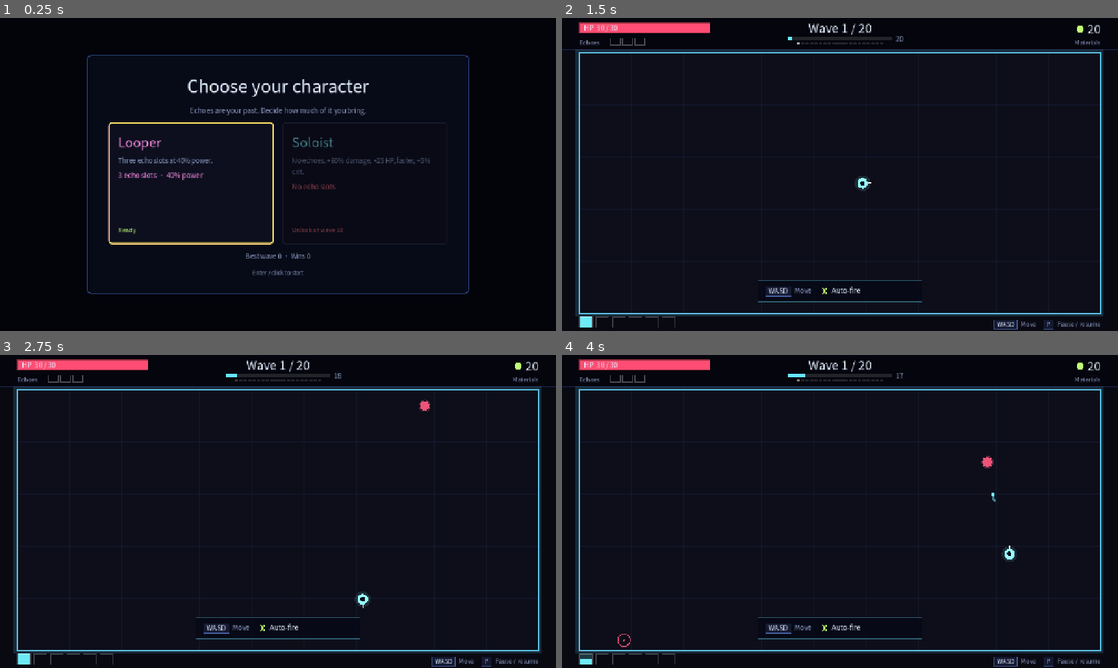
Above: before the commit, frames 1-4 (two rows, left to right).
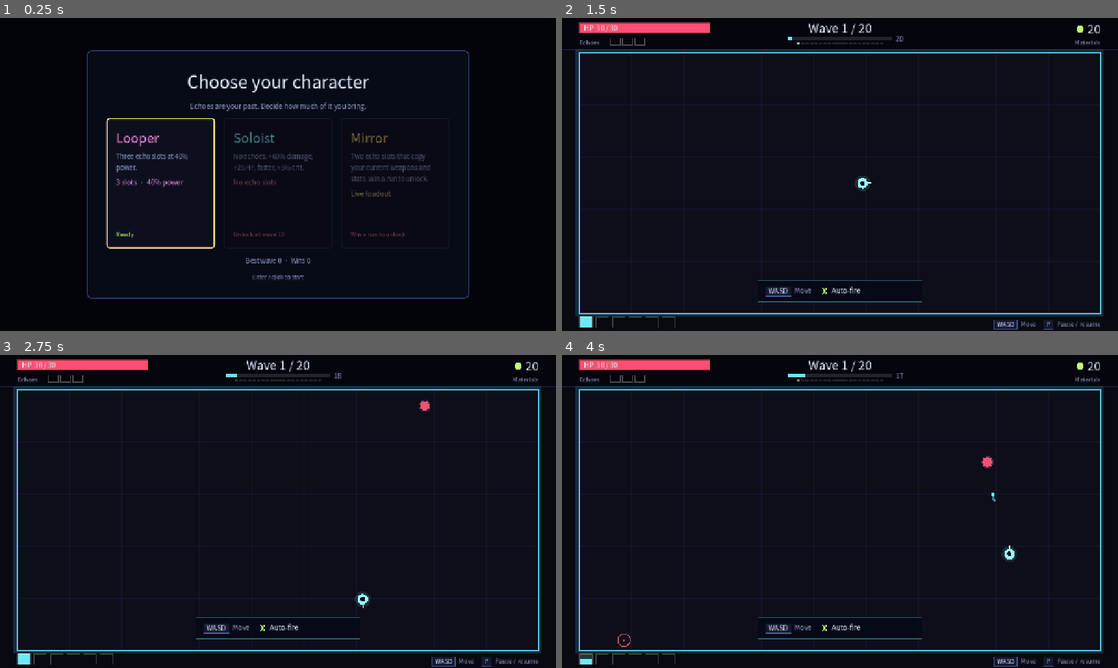
Above: after the commit, the same moments.

Repository: BrickerP/reverb
Game: Godot game, scene res://scenes/main.tscn
The game is run twice, just before and just after one commit, with the same random seed, the same clock (stepped at 60 frames per second) and the same inputs.
Inputs (mouse positions are in pixels of both pictures, inside the frame that each line leads up to; where the layout moved, square brackets give the same spot in the first picture):
- Up to frame 1 (0.25 s): no input
- Up to frame 2 (1.5 s): click (723, 183) [751, 183] at 0.5 s; tap Enter at 1.25 s; hold D (move_right) from 1.28 s (still down); hold C (character) from 1.28 s (still down)
- Up to frame 3 (2.75 s): release D (move_right) at 2.03 s; release C (character) at 2.03 s; hold S (move_down) from 2.03 s (still down); tap C (character) at 2.1 s
- Up to frame 4 (4 s): release S (move_down) at 2.78 s; hold D (move_right) 2.78-3.53 s; hold C (character) 2.78-3.53 s; hold W (move_up) from 3.53 s (still down); tap C (character) at 3.6 s

The runs differ from the first frame. In frame 1, 6.3% of the frame differs, in the area x 15-85%, y 10-90%; in frame 2, less than 0.1%; in frame 3, less than 0.1%; in frame 4, less than 0.1%.

Commit message:
Add the Mirror character with live echoes and win-based unlock

Diff:
--- a/scripts/core/loc.gd
+++ b/scripts/core/loc.gd
@@ -30,6 +30,8 @@
 			return t("select.looper_name")
 		&"solo":
 			return t("select.solo_name")
+		&"mirror":
+			return t("select.mirror_name")
 		_:
 			return String(id)
 
@@ -40,6 +42,8 @@
 			return t("select.looper_desc")
 		&"solo":
 			return t("select.solo_desc")
+		&"mirror":
+			return t("select.mirror_desc")
 		_:
 			return ""
 
--- a/scripts/core/loc_en.gd
+++ b/scripts/core/loc_en.gd
@@ -56,13 +56,18 @@
 	"select.looper_desc": "Three echo slots at 40% power.",
 	"select.solo_name": "Soloist",
 	"select.solo_desc": "No echoes. +60% damage, +25 HP, faster, +5% crit.",
-	"select.echo_line": "%d echo slots  ·  %d%% power",
+	"select.mirror_name": "Mirror",
+	"select.mirror_desc": "Two echo slots that copy your current weapons and stats. Win a run to unlock.",
+	"select.live_echo": "Live loadout",
+	"select.locked_wins": "Win a run to unlock",
+	"select.echo_line": "%d slots  ·  %d%% power",
 	"select.no_echo": "No echo slots",
 	"select.locked": "Unlock at wave %d",
 	"select.ready": "Ready",
 	"select.best": "Best wave %d  ·  Wins %d",
 	"select.hint": "Enter / click to start",
 	"shop.echo_none_slots": "This character has no echo slots.",
+	"shop.live_loadout": "Live: current weapons and stats",
 	"weapon.line": "Damage %s  ·  %.1f/s  ·  Range %d",
 	"weapon.range": "Range %d",
 	"weapon.pierce": "Pierce %d",
--- a/scripts/core/loc_zh.gd
+++ b/scripts/core/loc_zh.gd
@@ -56,13 +56,18 @@
 	"select.looper_desc": "3 个回响槽、40% 威力。",
 	"select.solo_name": "独行者",
 	"select.solo_desc": "没有回响。伤害 +60%，生命 +25，移速/攻速提升，暴击 +5%。",
-	"select.echo_line": "%d 个回响槽  ·  %d%% 威力",
+	"select.mirror_name": "镜像",
+	"select.mirror_desc": "2 个回响槽，实时复制你当前的武器与属性。通关一次解锁。",
+	"select.live_echo": "实时装备",
+	"select.locked_wins": "通关一次解锁",
+	"select.echo_line": "%d 槽  ·  %d%% 威力",
 	"select.no_echo": "没有回响槽",
 	"select.locked": "第 %d 波解锁",
 	"select.ready": "可开始",
 	"select.best": "最佳 %d 波  ·  通关 %d 次",
 	"select.hint": "Enter / 点击开始",
 	"shop.echo_none_slots": "这个角色没有回响槽。",
+	"shop.live_loadout": "实时：当前武器与属性",
 	"weapon.line": "伤害 %s  ·  %.1f/秒  ·  射程 %d",
 	"weapon.range": "射程 %d",
 	"weapon.pierce": "穿透 %d",
--- a/scripts/core/meta.gd
+++ b/scripts/core/meta.gd
@@ -22,7 +22,7 @@
 	runs = 0
 	unlocked = {}
 	for def: CharacterDef in Content.characters().values():
-		unlocked[def.id] = def.unlock_wave <= 0
+		unlocked[def.id] = def.unlock_wave <= 0 and def.unlock_wins <= 0
 
 
 func _load() -> void:
@@ -76,7 +76,7 @@
 		wins += 1
 	var newly: Array[StringName] = []
 	for def: CharacterDef in Content.characters().values():
-		if not is_unlocked(def.id) and best_wave >= def.unlock_wave:
+		if not is_unlocked(def.id) and best_wave >= def.unlock_wave and wins >= def.unlock_wins:
 			unlocked[def.id] = true
 			newly.append(def.id)
 	save()
--- a/scripts/data/character_def.gd
+++ b/scripts/data/character_def.gd
@@ -6,6 +6,8 @@
 @export var overrides: Dictionary = {}
 @export var mods: Dictionary = {}
 @export var unlock_wave: int = 0
+@export var unlock_wins: int = 0
+@export var live_echo: bool = false
 
 
 func apply(sim: Sim) -> void:
@@ -14,3 +16,4 @@
 	for stat: StringName in mods:
 		sim.player.stats.add(stat, float(mods[stat]))
 	sim.player.hp = sim.player.max_hp()
+	sim.live_echo = live_echo
--- a/scripts/data/content.gd
+++ b/scripts/data/content.gd
@@ -175,3 +175,9 @@
 		},
 		"unlock_wave": 10,
 	})
+	_character(&"mirror", {
+		"color": Color(1.0, 0.8, 0.4),
+		"overrides": {Stats.ECHO_SLOTS: 2.0, Stats.ECHO_POWER: 0.3},
+		"live_echo": true,
+		"unlock_wins": 1,
+	})
--- a/scripts/sim/sim.gd
+++ b/scripts/sim/sim.gd
@@ -46,6 +46,7 @@
 var echoes: Array[EchoActor] = []
 var boss: EnemyState
 var echo_silenced := 0.0
+var live_echo := false
 var bank := EchoBank.new()
 var recorder := EchoRecorder.new()
 var grid := SpatialGrid.new()
@@ -80,6 +81,15 @@
 
 func echo_power() -> float:
 	return maxf(0.0, player.stats.get_stat(Stats.ECHO_POWER))
+
+
+func echo_dps(take: EchoTake) -> float:
+	if live_echo:
+		var total := 0.0
+		for w in player.weapons:
+			total += w.dps()
+		return total * player.stats.damage_mult() / player.stats.cooldown_mult() * echo_power()
+	return take.power() * echo_power()
 
 
 func can_start_wave() -> bool:
@@ -143,8 +153,13 @@
 			1.0, delta, -1, Color.WHITE)
 	if echo_silenced <= 0.0:
 		for actor in echoes:
-			Combat.step_weapons(self, actor.pos, actor.take.stats, actor.take.weapons,
-					actor.cooldowns, echo_power(), delta, actor.index, actor.take.tint())
+			if live_echo:
+				_fit_echo_cooldowns(actor)
+				Combat.step_weapons(self, actor.pos, player.stats, player.weapons,
+						actor.cooldowns, echo_power(), delta, actor.index, actor.take.tint())
+			else:
+				Combat.step_weapons(self, actor.pos, actor.take.stats, actor.take.weapons,
+						actor.cooldowns, echo_power(), delta, actor.index, actor.take.tint())
 	Combat.step_projectiles(self, delta)
 	_update_pickups(delta)
 	_compact()
@@ -156,6 +171,13 @@
 			_end_wave()
 	elif wave_time >= wave_duration:
 		_end_wave()
+
+
+func _fit_echo_cooldowns(actor: EchoActor) -> void:
+	while actor.cooldowns.size() < player.weapons.size():
+		actor.cooldowns.append(0.0)
+	if actor.cooldowns.size() > player.weapons.size():
+		actor.cooldowns.resize(player.weapons.size())
 
 
 func _boss_step(delta: float) -> void:
--- a/scripts/ui/character_select.gd
+++ b/scripts/ui/character_select.gd
@@ -58,7 +58,7 @@
 func _make_card(def: CharacterDef, meta: Meta) -> Button:
 	var locked := not meta.is_unlocked(def.id)
 	var card := Button.new()
-	card.custom_minimum_size = Vector2(380.0, 280.0)
+	card.custom_minimum_size = Vector2(250.0, 300.0)
 	card.disabled = locked
 	card.modulate.a = 0.5 if locked else 1.0
 	var normal := UiTheme.box(Color(0.05, 0.06, 0.12), def.color, 2, 8)
@@ -80,20 +80,28 @@
 	var desc := UiTheme.label(Loc.character_desc(def.id), 15, UiTheme.DIM)
 	desc.autowrap_mode = TextServer.AUTOWRAP_WORD_SMART
 	desc.size_flags_horizontal = Control.SIZE_EXPAND_FILL
-	desc.custom_minimum_size = Vector2(300.0, 0.0)
+	desc.custom_minimum_size = Vector2(200.0, 0.0)
 	box.add_child(desc)
 	var slots := int(def.overrides.get(Stats.ECHO_SLOTS, Stats.DEFAULTS[Stats.ECHO_SLOTS]))
 	var power := float(def.overrides.get(Stats.ECHO_POWER, Stats.DEFAULTS[Stats.ECHO_POWER]))
 	if slots <= 0:
 		box.add_child(UiTheme.label(Loc.t("select.no_echo"), 16, UiTheme.WARN))
+	elif def.live_echo:
+		box.add_child(UiTheme.label(Loc.t("select.live_echo"), 16, def.color))
 	else:
-		box.add_child(UiTheme.label(Loc.t("select.echo_line", [slots, int(round(power * 100.0))]), 16, UiTheme.ECHO))
+		var echo_line := UiTheme.label(Loc.t("select.echo_line", [slots, int(round(power * 100.0))]), 16, UiTheme.ECHO)
+		echo_line.autowrap_mode = TextServer.AUTOWRAP_WORD_SMART
+		echo_line.custom_minimum_size = Vector2(200.0, 0.0)
+		box.add_child(echo_line)
 	var spacer := Control.new()
 	spacer.mouse_filter = Control.MOUSE_FILTER_IGNORE
 	spacer.size_flags_vertical = Control.SIZE_EXPAND_FILL
 	box.add_child(spacer)
 	if locked:
-		box.add_child(UiTheme.label(Loc.t("select.locked", [def.unlock_wave]), 14, UiTheme.WARN))
+		if def.unlock_wins > 0:
+			box.add_child(UiTheme.label(Loc.t("select.locked_wins"), 14, UiTheme.WARN))
+		else:
+			box.add_child(UiTheme.label(Loc.t("select.locked", [def.unlock_wave]), 14, UiTheme.WARN))
 	else:
 		box.add_child(UiTheme.label(Loc.t("select.ready"), 14, UiTheme.COIN))
 	return card
--- a/scripts/ui/echo_panel.gd
+++ b/scripts/ui/echo_panel.gd
@@ -51,7 +51,7 @@
 	var lifespan := sim.echo_lifespan()
 	var best := 1.0
 	for take: EchoTake in sim.bank.takes:
-		best = maxf(best, take.power() * sim.echo_power())
+		best = maxf(best, sim.echo_dps(take))
 	var newest_first := sim.bank.takes.duplicate()
 	newest_first.reverse()
 	var new_row: Control = null
@@ -102,7 +102,7 @@
 	info.size_flags_horizontal = Control.SIZE_EXPAND_FILL
 	info.add_theme_constant_override("separation", 4)
 	info.add_child(_title_line(take))
-	var dps := int(round(take.power() * sim.echo_power()))
+	var dps := int(round(sim.echo_dps(take)))
 	var meta := HBoxContainer.new()
 	meta.add_theme_constant_override("separation", 8)
 	meta.add_child(_pips(maxi(0, lifespan - take.age), lifespan, take.tint()))
@@ -114,7 +114,7 @@
 	meter.tint = take.tint()
 	meter.ratio = float(dps) / maxf(1.0, best)
 	info.add_child(meter)
-	var loadout := UiTheme.label(_loadout(take), 14, UiTheme.DIM)
+	var loadout := UiTheme.label(Loc.t("shop.live_loadout") if sim.live_echo else _loadout(take), 14, UiTheme.DIM)
 	loadout.autowrap_mode = TextServer.AUTOWRAP_WORD_SMART
 	info.add_child(loadout)
 	row.add_child(info)
--- a/scripts/ui/end_ui.gd
+++ b/scripts/ui/end_ui.gd
@@ -84,12 +84,12 @@
 	_unlock.visible = unlocked_text != ""
 	best_take = null
 	for take: EchoTake in sim.bank.takes:
-		if best_take == null or take.power() > best_take.power():
+		if best_take == null or sim.echo_dps(take) > sim.echo_dps(best_take):
 			best_take = take
 	_best_row.visible = best_take != null
 	_no_echo.visible = best_take == null
 	if best_take != null:
-		_best_label.text = Loc.t("end.echo_stats", [best_take.wave, int(round(best_take.power() * sim.echo_power()))])
+		_best_label.text = Loc.t("end.echo_stats", [best_take.wave, int(round(sim.echo_dps(best_take)))])
 		_best_preview.setup(best_take, true)
 	restart_button.text = Loc.t("end.restart")
 	character_button.text = Loc.t("end.change")
--- a/tests/test_content.gd
+++ b/tests/test_content.gd
@@ -61,6 +61,20 @@
 	c.near(b.player.stats.damage_mult(), 1.6, 0.001, "solo gets personal damage")
 
 
+func test_mirror_uses_the_current_build(c: Check) -> void:
+	var s := Sim.new(1)
+	Content.character(&"mirror").apply(s)
+	c.ok(s.live_echo, "mirror echoes are live")
+	c.eq(s.echo_capacity(), 2, "two slots")
+	c.near(s.echo_power(), 0.3, 0.001, "thirty percent power")
+	var take := EchoTake.new()
+	take.weapons.append(Content.weapon(&"pistol"))
+	s.player.weapons.clear()
+	s.player.add_weapon(Content.weapon(&"rifle"))
+	c.near(s.echo_dps(take), Content.weapon(&"rifle").dps() * 0.3, 0.001,
+			"live echoes value the current weapon, not the snapshot")
+
+
 func test_solo_does_not_record_takes(c: Check) -> void:
 	var s := Sim.new(1)
 	Content.character(&"solo").apply(s)
--- a/tests/test_meta.gd
+++ b/tests/test_meta.gd
@@ -26,6 +26,7 @@
 	newly = meta.record_run(s)
 	c.eq(newly.size(), 1, "one character unlocked")
 	c.ok(meta.is_unlocked(&"solo"), "solo is unlocked at wave 10")
+	c.ok(not meta.is_unlocked(&"mirror"), "mirror still needs a win")
 	var loaded := Meta.new(PATH)
 	c.ok(loaded.is_unlocked(&"solo"), "unlock persists")
 	c.eq(loaded.runs, 2, "runs persist")
@@ -46,6 +47,7 @@
 	s.wave = 20
 	meta.record_run(s)
 	c.eq(meta.wins, 1, "win counted")
+	c.ok(meta.is_unlocked(&"mirror"), "a win unlocks the mirror")
 	var loaded := Meta.new(PATH)
 	c.eq(loaded.wins, 1, "win persists")
 	_cleanup()
Binary file changed: docs/select.png
Not shown, changed: README.md
